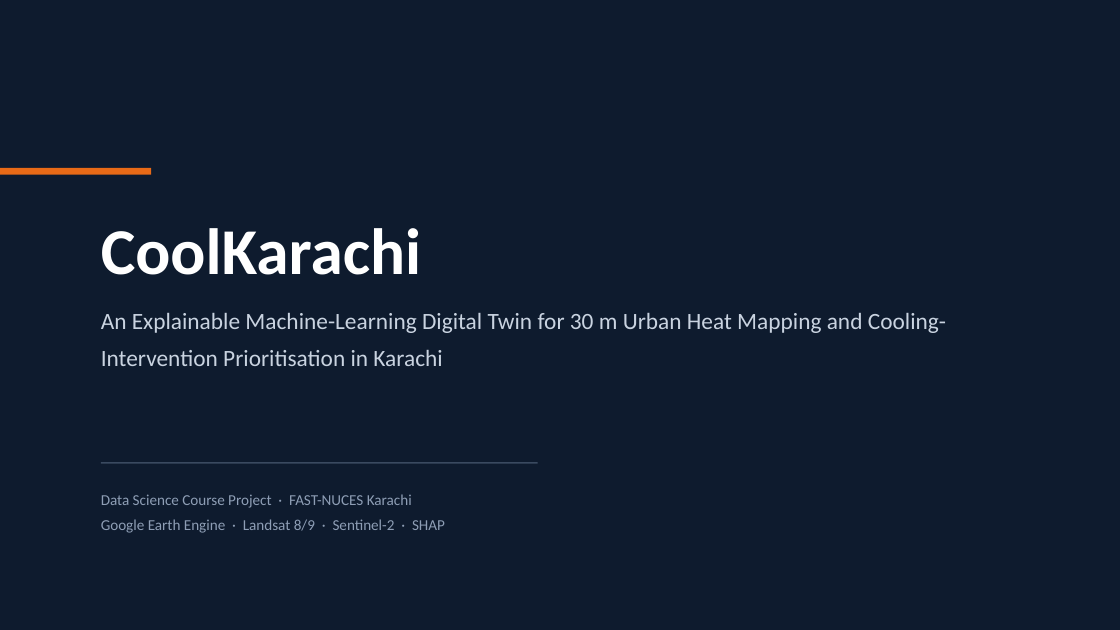
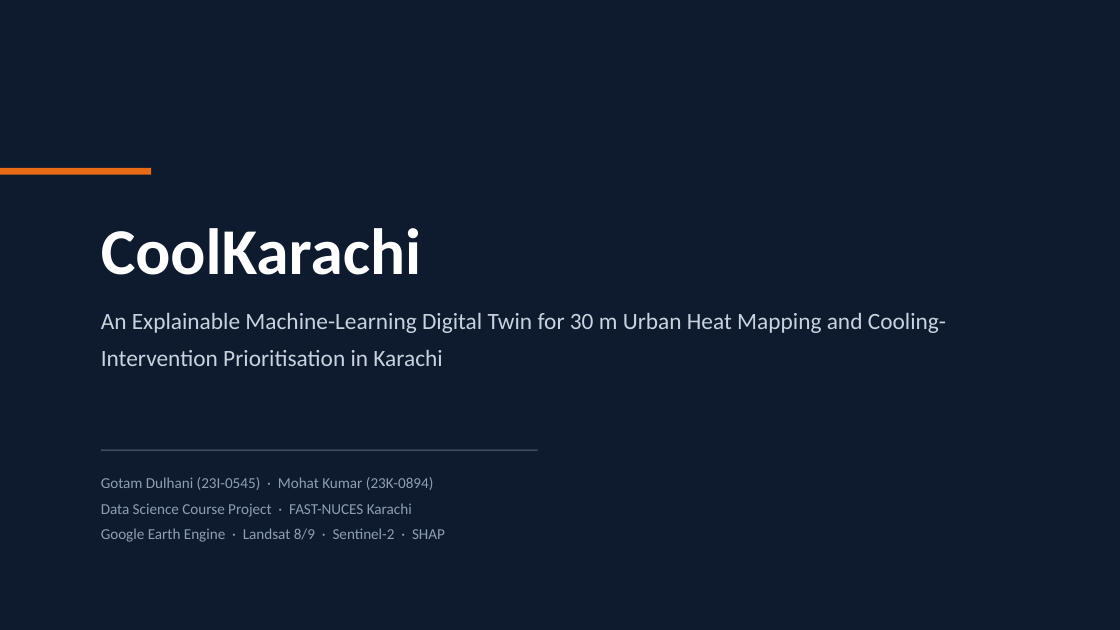
Before and after one commit to Gotam-Dulhani/coolkarachi, a slide deck: slide 1 of slides/CoolKarachi.pptx. Drawn at 1120x630 pixels with LibreOffice and Linux fonts; fonts in the diff are those of the drawing. Boxes give left, top, right and bottom in pixels: in the first picture for what was removed or moved away, otherwise in the second. Text is boxed around its words. In the diff, an @@ line names an element or a change of style, - is before the commit and + after.

Commit message:
Add author names to paper, slides and documents
Gotam Dulhani (23I-0545) and Mohat Kumar (23K-0894) replace the author placeholder in the paper front matter, the slide title, and the DOCX deliverables.

```diff
--- a/slides/CoolKarachi.pptx
+++ b/slides/CoolKarachi.pptx
@@ text at (101,477,433,490): paragraph added @@
+Gotam Dulhani (23I-0545) · Mohat Kumar (23K-0894)
@@ text "Gotam Dulhani (23I-0545) · Mohat ...": place and size @@
-text "Gotam Dulhani (23I-0545) · Mohat ..." at (101,494,445,533)
+text "Gotam Dulhani (23I-0545) · Mohat ..." at (101,477,445,542)
@@ rectangle: place and size @@
-rectangle at (101,462,538,464)
+rectangle at (101,450,538,451)
```
Also in this commit, not shown: 6 other files.
